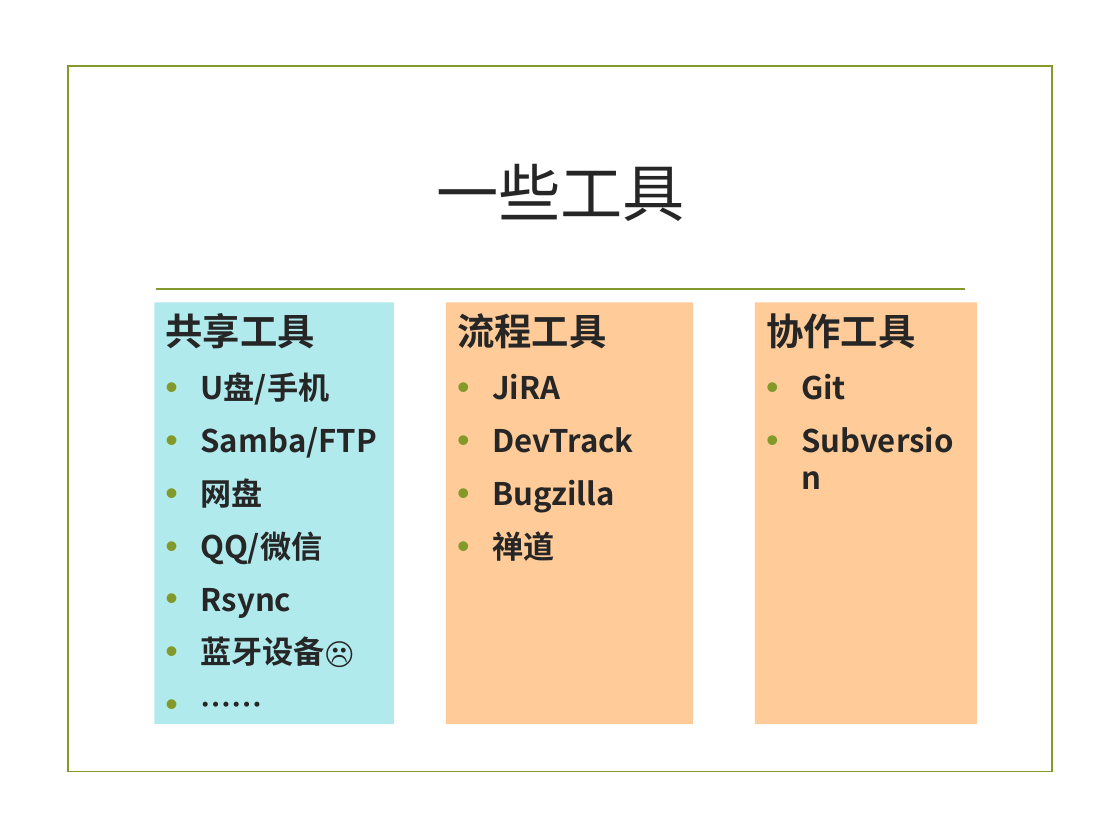
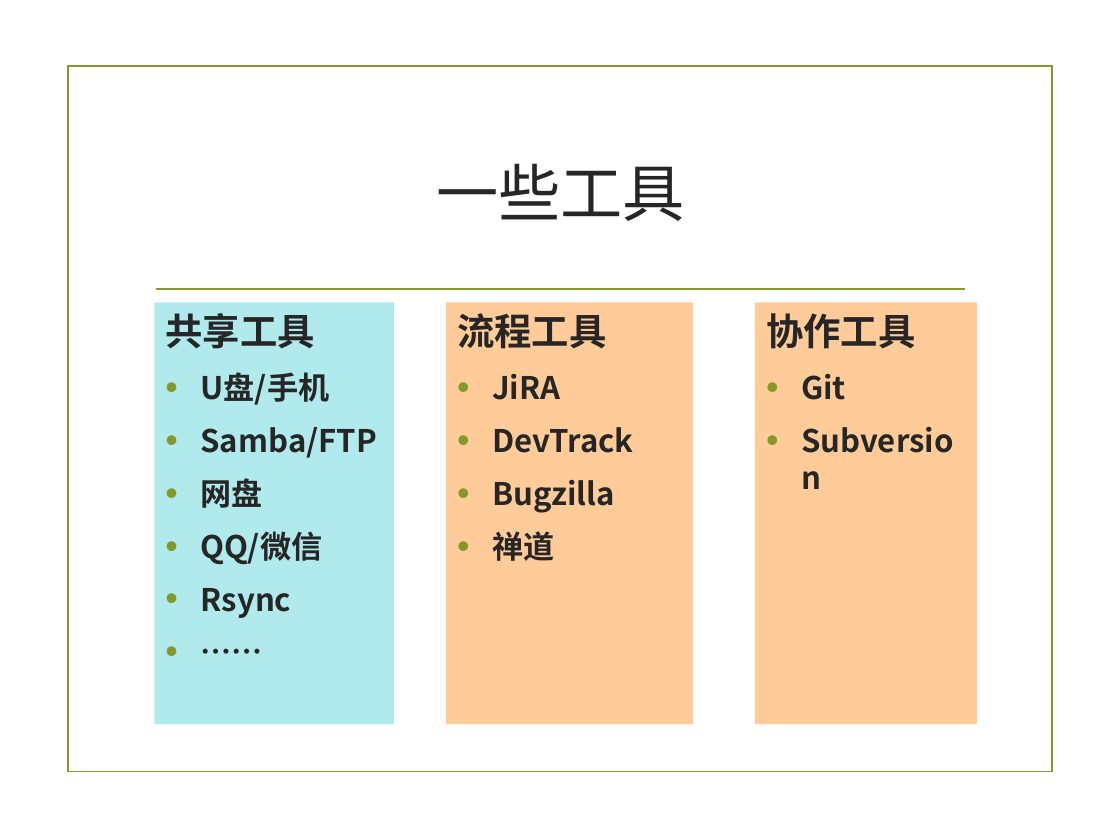
Before and after one commit to zuoshenghuang/curriculum, a slide deck: slide 8 of software/Ch_X_summary.pptx. Drawn at 1120x840 pixels with LibreOffice and Linux fonts; fonts in the diff are those of the drawing; background and template pictures are left out. Boxes give left, top, right and bottom in pixels: in the first picture for what was removed or moved away, otherwise in the second. Text is boxed around its words. In the diff, an @@ line names an element or a change of style, - is before the commit and + after.

```diff
--- a/software/Ch_X_summary.pptx
+++ b/software/Ch_X_summary.pptx
@@ text at [200, 636, 353, 667]: paragraph removed @@
-• 蓝牙设备☹
```
Also in this commit, not shown: 5 other slides changed, 35 other files.
